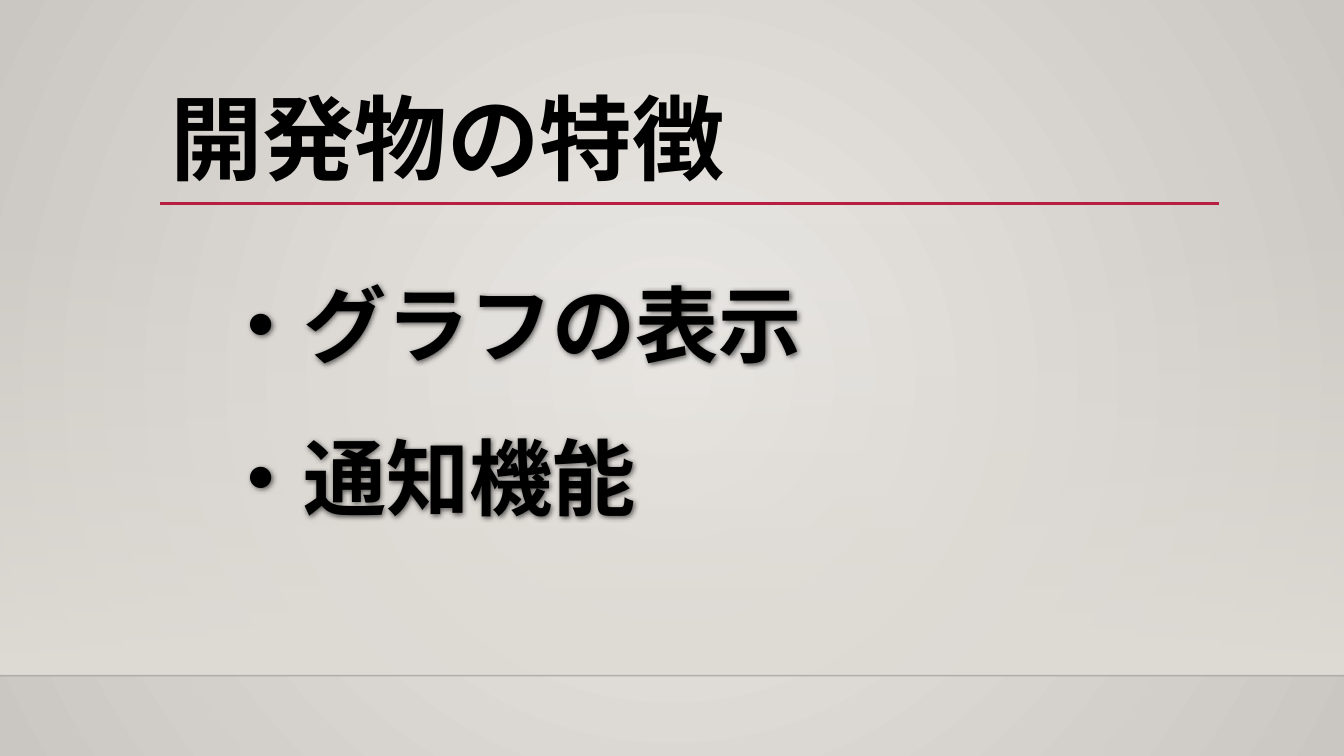
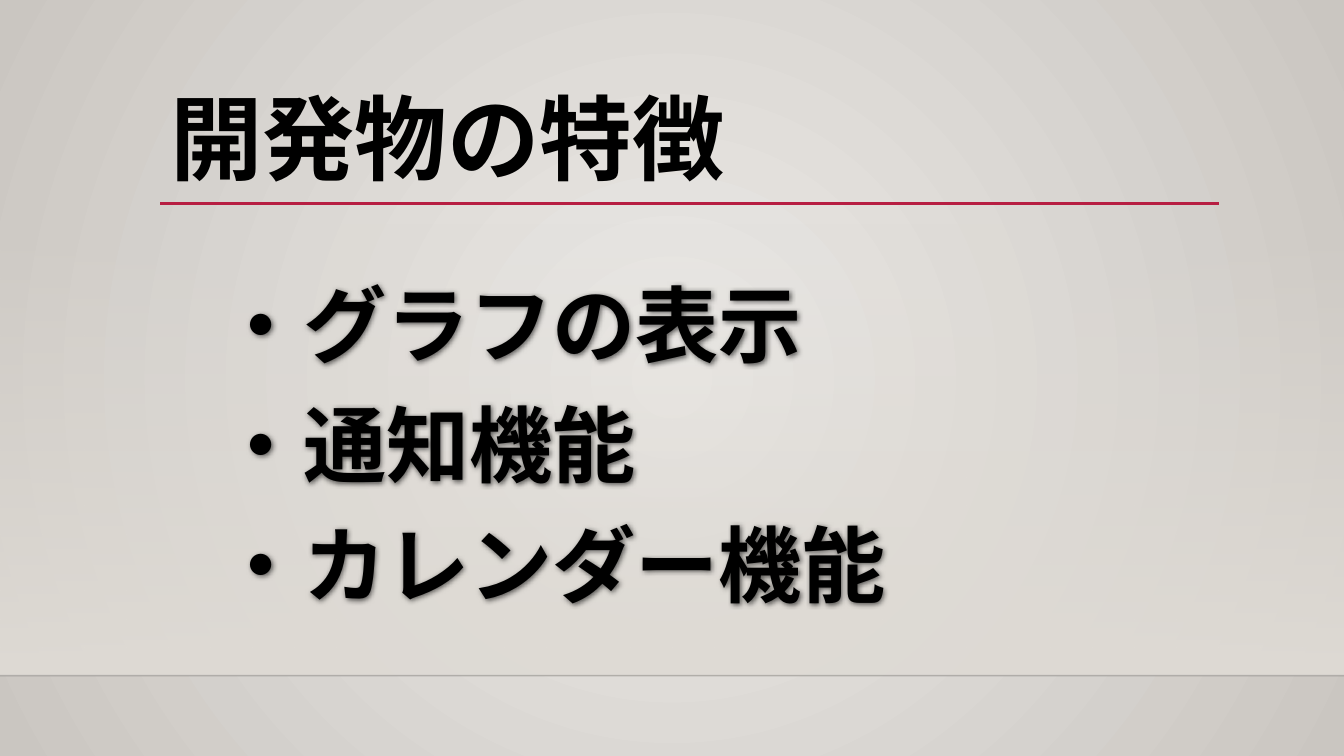
Before and after one commit to ShunjiYamamoto/groupA, a slide deck: slide 5 of 9.発表資料/グループディスカッション_グループA.pptx. Drawn at 1344x756 pixels with LibreOffice and Linux fonts; fonts in the diff are those of the drawing; background and template pictures are left out. Boxes give left, top, right and bottom in pixels: in the first picture for what was removed or moved away, otherwise in the second. Text is boxed around its words. In the diff, an @@ line names an element or a change of style, - is before the commit and + after.

```diff
--- a/9.発表資料/グループディスカッション_グループA.pptx
+++ b/9.発表資料/グループディスカッション_グループA.pptx
@@ text "・通知機能": place and size @@
-text "・通知機能" at <box>220,438,636,519</box>
+text "・通知機能" at <box>220,405,636,486</box>
@@ text added at <box>220,524,885,607</box>, 59.4 pt, text #000000, bold @@
+・カレンダー機能
```
Also in this commit, not shown: 1 other slide changed, 6 slides added, 1 slide removed, 3 other files.
